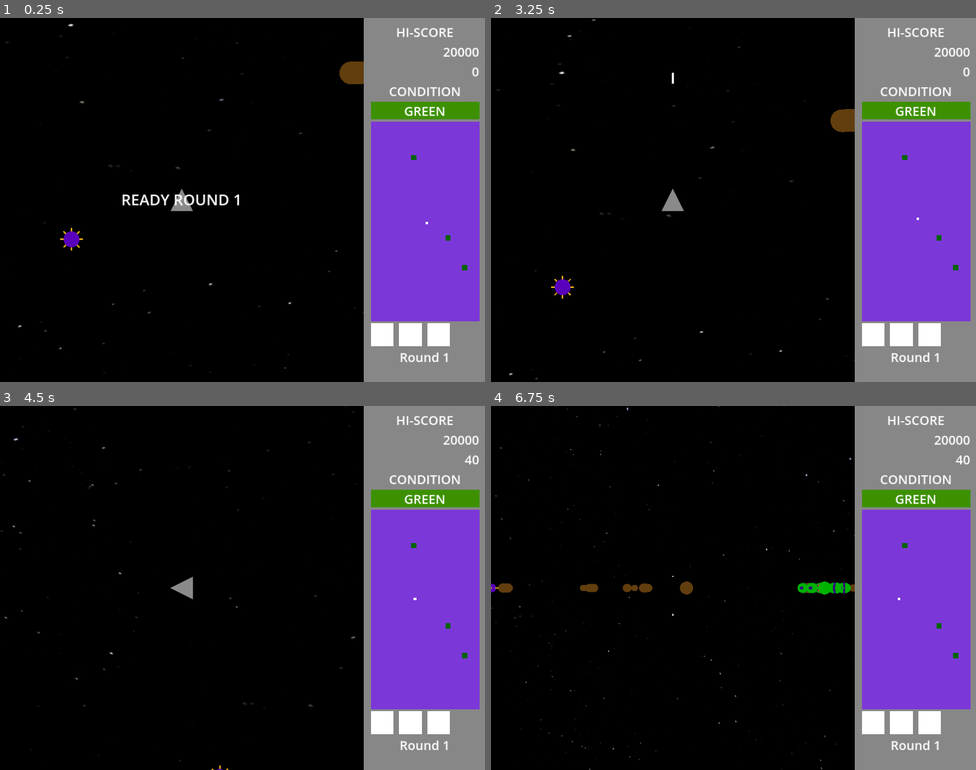
Above: before the commit, frames 1-4 (two rows, left to right).
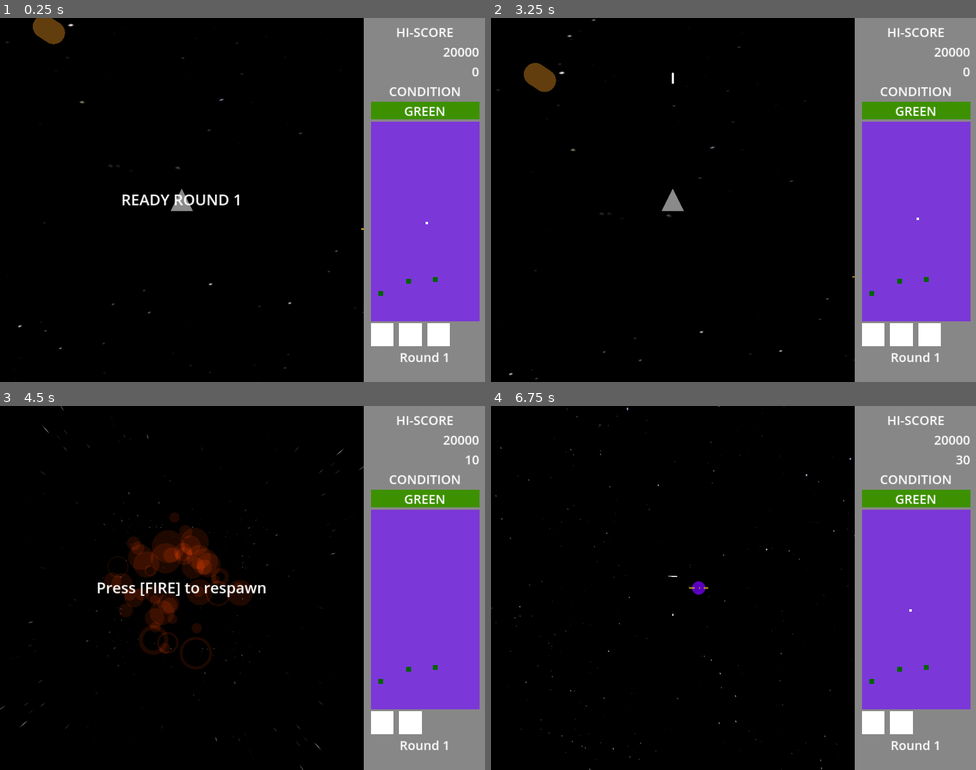
Above: after the commit, the same moments.

Repository: davis-trem/Bosconian3D
Game: Godot game, scene res://screens/game_play_screen.tscn
Same seed, same stepped clock (60 frames per second), same inputs: the game is played once before the commit and once after it.
Inputs:
- Up to frame 1 (0.25 s): no input
- Up to frame 2 (3.25 s): tap Enter (ui_accept) at 0.5, 0.77, 1.25, 1.52, 2, 2.75, 3.02 s; hold Right (ui_right) 0.53-1.28 s; hold Shift (toggle_camera) 0.53-1.28 s; hold Down (ui_down) 1.28-2.03 s; tap Shift (toggle_camera) at 1.35, 2.85 s; hold Right (ui_right) 2.03-2.78 s; hold Shift (toggle_camera) 2.03-2.78 s; hold Up (ui_up) from 2.78 s (still down)
- Up to frame 3 (4.5 s): release Up (ui_up) at 3.53 s; hold Shift (toggle_camera) 3.53-4.28 s; hold Left (ui_left) from 3.53 s (still down); tap Enter (ui_accept) at 3.77 s; tap Shift (toggle_camera) at 4.35 s
- Up to frame 4 (6.75 s): tap Enter (ui_accept) at 4.52, 6.02 s; release Left (ui_left) at 5.03 s; hold Down (ui_down) 5.03-5.78 s; hold Shift (toggle_camera) 5.03-5.78 s; hold Right (ui_right) 5.78-6.53 s; tap Shift (toggle_camera) at 5.85 s; hold Up (ui_up) from 6.53 s (still down); hold Shift (toggle_camera) from 6.53 s (still down)

The runs differ from the first frame. In frame 1, 0.9% of the frame differs, in the area x 6-97%, y 0-77%; in frame 2, 0.9%; in frame 3, 5.2%, in the area x 0-98%, y 0-100%; in frame 4, 1.2%.

Commit message:
revamp obstacle spawning

Diff:
--- a/client/scripts/game_progress.gd
+++ b/client/scripts/game_progress.gd
@@ -87,13 +87,13 @@
 	for i in 20:
 		var astroid = astroid_scene.instantiate()
 		game_play_screen.battle_field.add_child(astroid)
-		astroid.global_position = Util.generate_spawn_point(3.5, obstacles)
+		astroid.global_position = Util.generate_spawn_point(3.5, obstacles, i % 4)
 		obstacles.append(astroid)
 
 	for i in 10:
 		var cosmo_mine = cosmo_mine_scene.instantiate()
 		game_play_screen.battle_field.add_child(cosmo_mine)
-		cosmo_mine.global_position = Util.generate_spawn_point(3.5, obstacles)
+		cosmo_mine.global_position = Util.generate_spawn_point(3.5, obstacles, i % 4)
 		obstacles.append(cosmo_mine)
 
 
--- a/client/scripts/util.gd
+++ b/client/scripts/util.gd
@@ -4,6 +4,7 @@
 
 const FIELD_HEIGHT = 56
 const FIELD_WIDTH = 32
+enum  QUADRANTS { ONE, TWO, THREE, FOUR, ALL }
 
 const SPAWN_POINTS = [
 	Vector3(0, 0, FIELD_HEIGHT + 5),
@@ -54,15 +55,45 @@
 	explosion.emitting = true
 
 
-static func generate_spawn_point(radius: float, avoidables: Array) -> Vector3:
-	var x = randf_range(-FIELD_WIDTH + radius, FIELD_WIDTH - radius)
-	var z = randf_range(-FIELD_WIDTH + radius, FIELD_WIDTH - radius)
+static func _get_random_point_in_quadrant(radius: float, quadrant: QUADRANTS) -> Array:
+	match quadrant:
+		QUADRANTS.ONE:
+			var x = randf_range(-FIELD_WIDTH + radius, radius)
+			var z = randf_range(-FIELD_HEIGHT + radius, radius)
+			return [x, z]
+		QUADRANTS.TWO:
+			var x = randf_range(radius, FIELD_WIDTH -radius)
+			var z = randf_range(-FIELD_HEIGHT + radius, radius)
+			return [x, z]
+		QUADRANTS.THREE:
+			var x = randf_range(-FIELD_WIDTH + radius, radius)
+			var z = randf_range(radius, FIELD_HEIGHT - radius)
+			return [x, z]
+		QUADRANTS.FOUR:
+			var x = randf_range(radius, FIELD_WIDTH -radius)
+			var z = randf_range(radius, FIELD_HEIGHT - radius)
+			return [x, z]
+		QUADRANTS.ALL, _:
+			var x = randf_range(-FIELD_WIDTH + radius, FIELD_WIDTH - radius)
+			var z = randf_range(-FIELD_HEIGHT + radius, FIELD_HEIGHT - radius)
+			return [x, z]
+
+
+static func generate_spawn_point(
+	radius: float,
+	avoidables: Array,
+	quadrant: QUADRANTS = QUADRANTS.ALL
+) -> Vector3:
+	var points = _get_random_point_in_quadrant(radius, quadrant)
+	var x = points[0]
+	var z = points[1]
 
 	while (-radius < x and x < radius) or avoidables.any(func (node): (
 		(node.global_position.x - radius < x and x < node.global_position.x + radius)
 		and (node.global_position.z - radius < z and z < node.global_position.z + radius)
 	)):
-		x = randf_range(-FIELD_WIDTH + radius, FIELD_WIDTH - radius)
-		z = randf_range(-FIELD_HEIGHT + radius, FIELD_HEIGHT - radius)
+		points = _get_random_point_in_quadrant(radius, quadrant)
+		x = points[0]
+		z = points[1]
 
 	return Vector3(x, 0, z)
